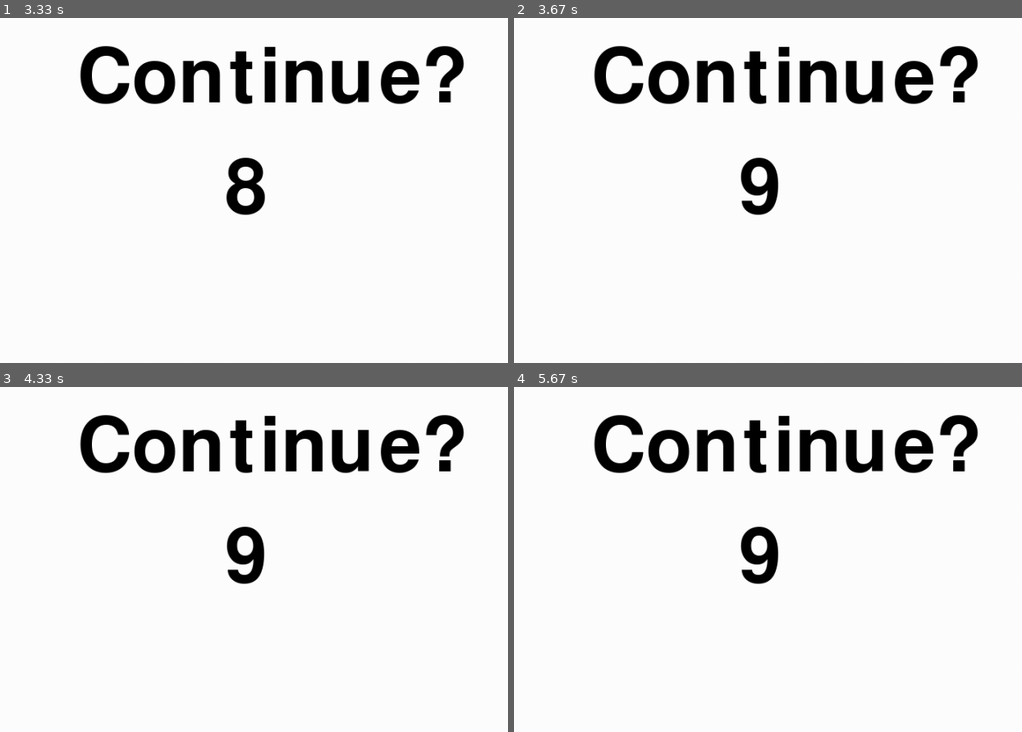
Above: before the commit, frames 1-4 (two rows, left to right).
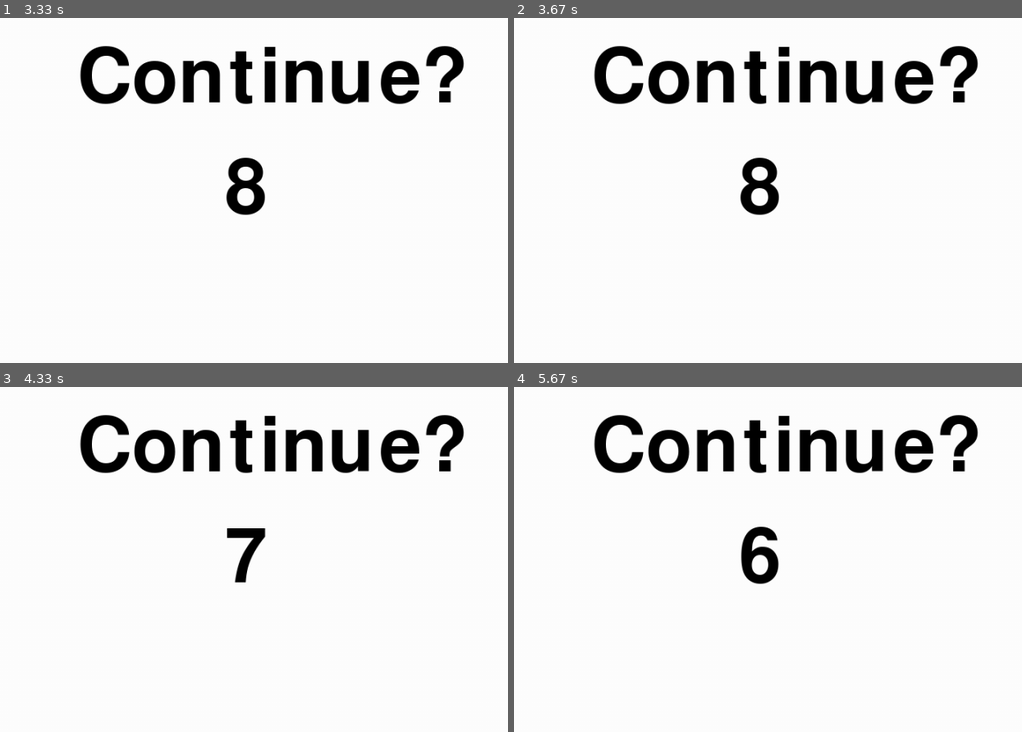
Above: after the commit, the same moments.

Repository: bloodofspring/godlyPygameProject
Game: pygame game, started from run.py
Two runs of this game, one before a commit and one after it. Both use one fixed random seed, a clock stepped at 60 frames per second and the inputs below.
Inputs:
- Up to frame 1 (3.33 s): tap Enter at 0.33 s
- Up to frame 2 (3.67 s): tap Enter at 3.5 s
- Up to frame 3 (4.33 s): no input
- Up to frame 4 (5.67 s): tap Enter at 4.97, 5.27 s

Frame 1 is identical in both runs. In frame 2, 0.4% of the frame differs, in the area x 44-53%, y 40-58%; in frame 3, 0.7%; in frame 4, 0.5%.

Commit message:
feat: Сменена окон вынесена из главного игрового цикла

Diff:
--- a/run.py
+++ b/run.py
@@ -32,17 +32,12 @@
                 case pygame.QUIT:
                     self.is_running = False
 
-                case pygame.KEYUP:
-                    if event.key == pygame.K_RETURN:
-                        self.current_screen = ContinueScreen(screen=self.game_window, runner=self)
-                        #  current_screen = TeamChoosingScreen(screen)
-
     def start(self):
         while self.is_running:
             events = pygame.event.get()
             self.handle_events(events=events)
 
-            self.current_screen.update()
+            self.current_screen.update(events=events)
 
             self.clock.tick(game_fps)
             pygame.display.flip()
--- a/screens/abstractScreen.py
+++ b/screens/abstractScreen.py
@@ -7,5 +7,5 @@
         self.runner = runner
 
     @abstractmethod
-    def update(self):
+    def update(self, events):
         raise NotImplemented
--- a/screens/suggestContinue.py
+++ b/screens/suggestContinue.py
@@ -12,7 +12,7 @@
         self.counter = 999
         self.counter_text = self.text_font.render(str(self.counter // 100), True, (0, 0, 0))
 
-    def update(self) -> None:
+    def update(self, events) -> None:
         self.screen.fill((255, 255, 255))
         self.screen.blit(self.continue_text, (250, 100))
         self.counter -= 1
--- a/screens/teamChoosing.py
+++ b/screens/teamChoosing.py
@@ -10,6 +10,6 @@
         font = pygame.font.Font(None, 50)
         self.choose_text = font.render("Choose 6 pokemon for battle", True, (0, 0, 0))
 
-    def update(self) -> None:
+    def update(self, events) -> None:
         self.screen.fill((255, 255, 255))
         self.screen.blit(self.choose_text, (280, 0))
--- a/screens/title.py
+++ b/screens/title.py
@@ -1,5 +1,6 @@
 import pygame
 
+from screens.suggestContinue import ContinueScreen
 from screens.abstractScreen import AbstractScreen
 from util import load_image
 
@@ -16,7 +17,17 @@
         self.welcome_text = self.welcome_text_font.render("Press Enter to start", True,
                                                           [self.welcome_text_color for _ in range(3)])
 
-    def update(self) -> None:
+    def handle_events(self, events):
+        for event in events:
+            match event.type:
+                case pygame.KEYUP:
+                    if event.key == pygame.K_RETURN:
+                        self.runner.current_screen = ContinueScreen(screen=self.screen, runner=self.runner)
+                        #  current_screen = TeamChoosingScreen(screen)
+
+    def update(self, events) -> None:
+        self.handle_events(events)
+
         self.screen.fill((255, 255, 255))
         self.screen.blit(self.logo, (90, -100))
 
